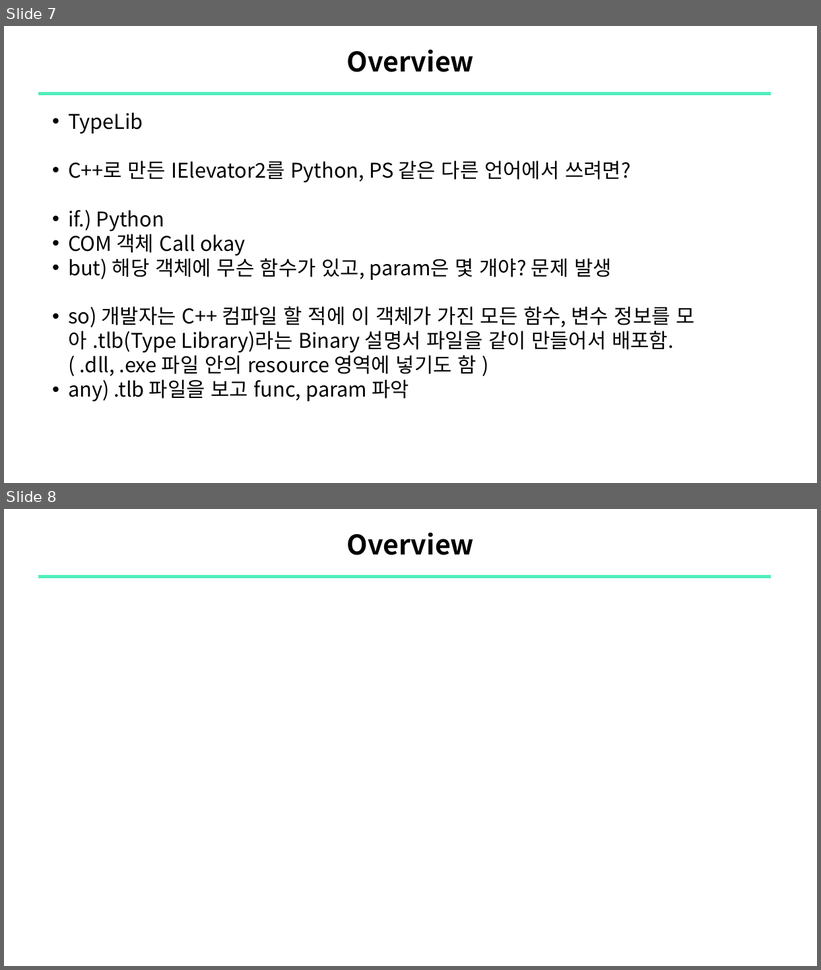
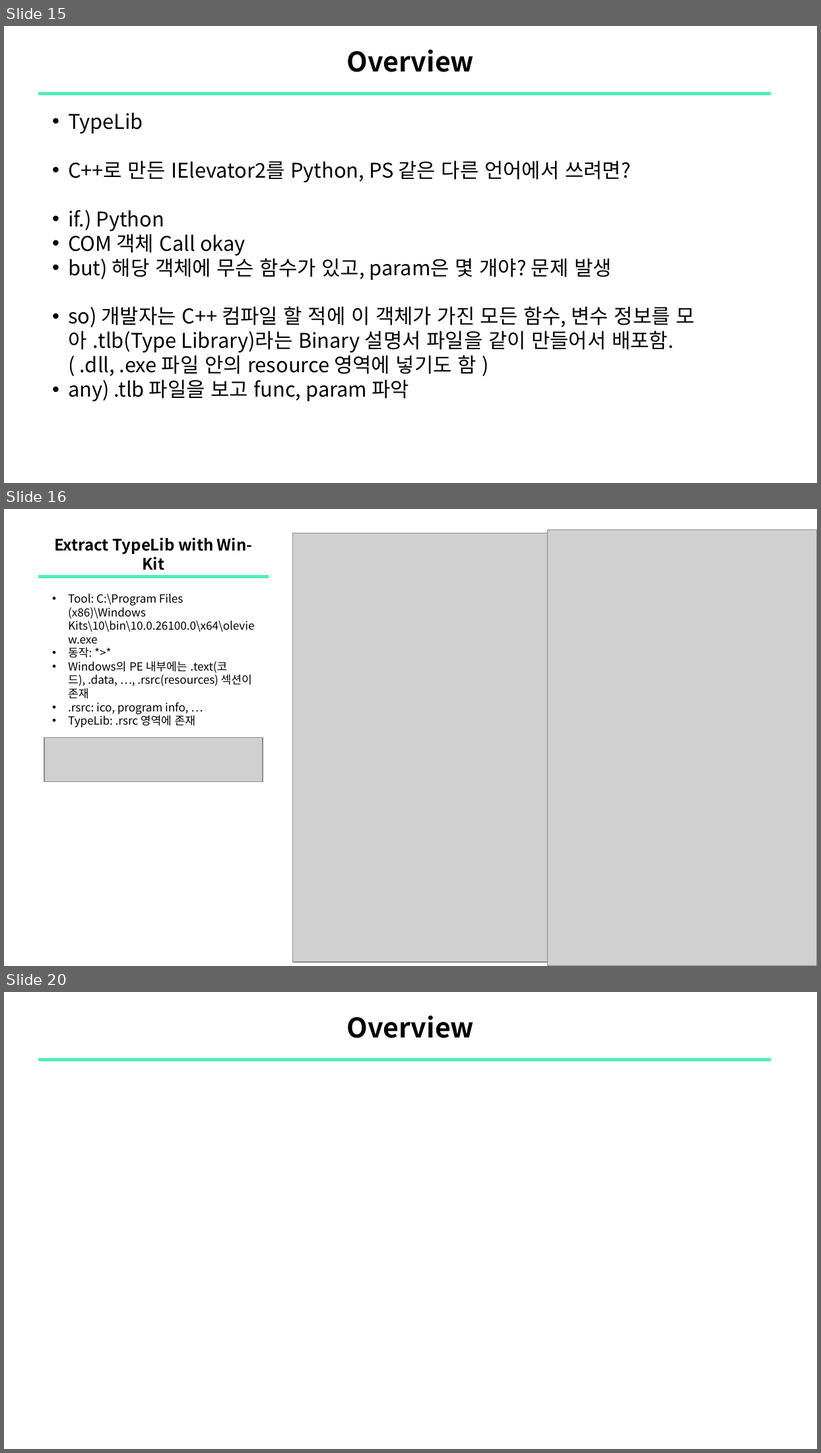
Before and after one commit to sewonpark-sec/SSL-Seminar, a slide deck: 16_COMrade_ABE_Analysis.pptx. Shown one above the other, each under a label of ours: slides 7 and 8 before the commit, slides 15, 16 and 20 after it; the slides between them are not shown. The pictures are 821x970 and 821x1453 pixels, drawn with LibreOffice and Linux fonts; fonts in the diff are those of the drawing; grey boxes stand for pictures. Boxes give left, top, right and bottom in pixels: in the first picture for what was removed or moved away, otherwise in the second. Text is boxed around its words. In the diff, an @@ line names an element or a change of style, - is before the commit and + after.

```diff
--- a/16_COMrade_ABE_Analysis.pptx
+++ b/16_COMrade_ABE_Analysis.pptx
@@ slide 16 added at (4, 509, 817, 966), background #FFFFFF @@
@@ title added at (54, 537, 252, 570), 14 pt, text #000000, bold @@
+Extract TypeLib with Win-Kit
@@ picture added at (292, 533, 547, 962) @@
@@ picture added at (547, 529, 817, 966) @@
@@ line added from (38, 576) to (268, 576), #51EEBC 3 pt @@
@@ text added at (68, 593, 254, 727), 10 pt, text #000000 @@
+    • Tool: C:\Program Files (x86)\Windows Kits\10\bin\10.0.26100.0\x64\oleview.exe
+    • 동작: *>*
+    • Windows의 PE 내부에는 .text(코드), .data, …, .rsrc(resources) 섹션이 존재
+    • .rsrc: ico, program info, …
+    • TypeLib: .rsrc 영역에 존재
@@ picture added at (44, 737, 263, 782) @@
@@ what was slide 7 is now slide 15 @@
@@ what was slide 8 is now slide 20 @@
```
Also in this commit, not shown: 4 slides changed, 15 other slides added.
